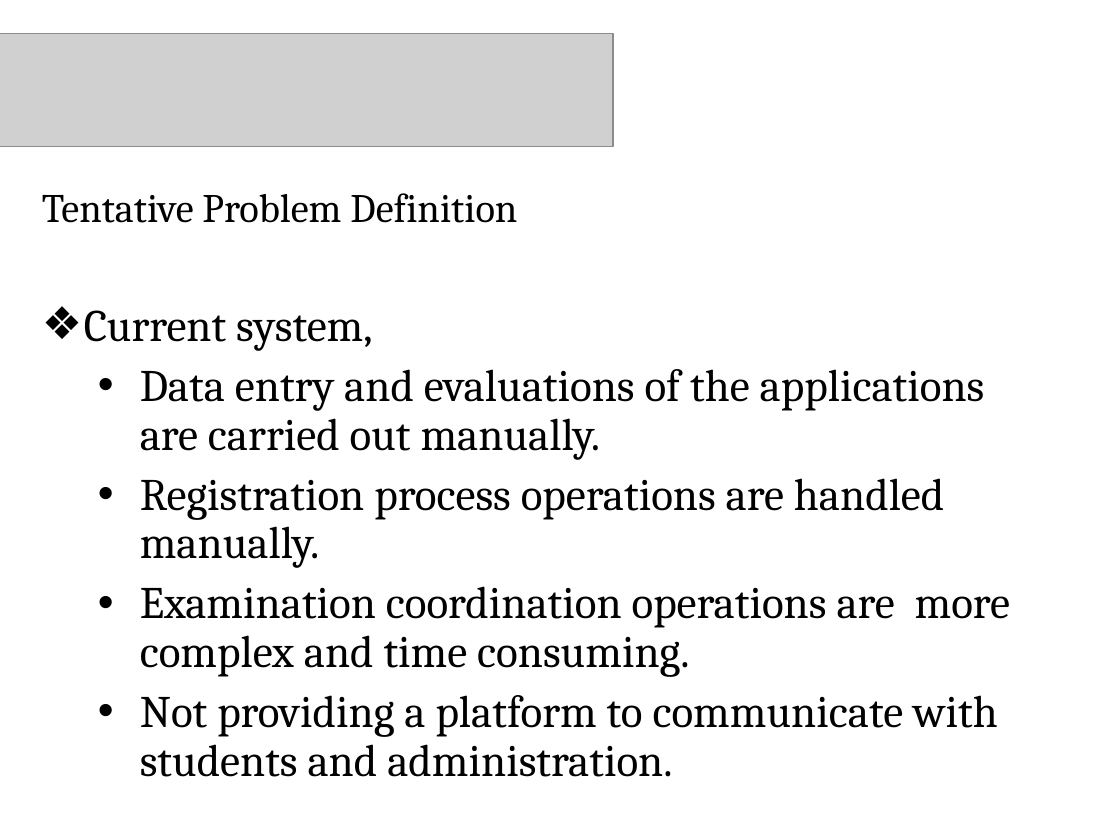
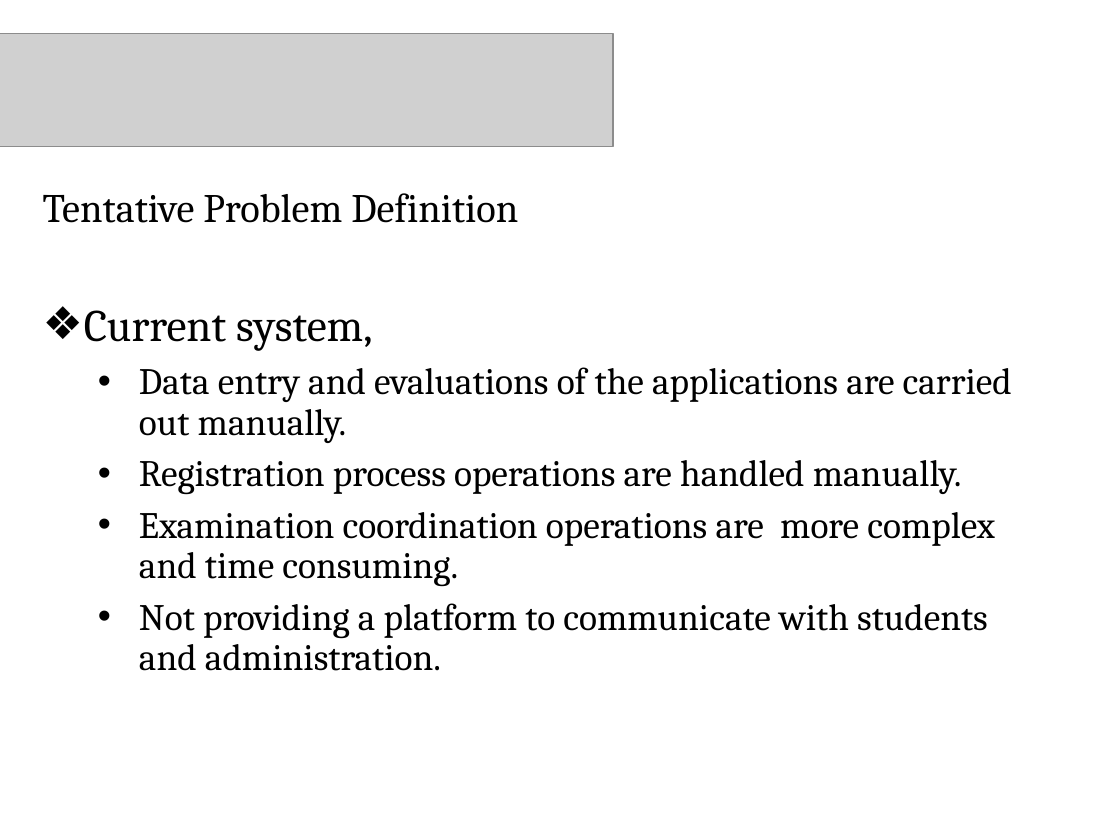
Before and after one commit to charitha09/BIT-Information-Management-System, a slide deck: slide 6 of Documents/Group14.ppt. Drawn at 1120x840 pixels with LibreOffice and Linux fonts; fonts in the diff are those of the drawing; grey boxes stand for pictures; background and template pictures are left out. Boxes give left, top, right and bottom in pixels: in the first picture for what was removed or moved away, otherwise in the second. Text is boxed around its words. In the diff, an @@ line names an element or a change of style, - is before the commit and + after.

```diff
--- a/Documents/Group14.ppt
+++ b/Documents/Group14.ppt
@@ text "Tentative Problem Definition" at (x1=43, y1=193, x2=1012, y2=671): size 29 to 24 pt in "Data entry and evaluations of the applications ...", "Registration process operations are handled manually.", "Examination coordination operations are more complex and ...", "Not providing a platform to communicate with ..."; indent changed @@
```
Also in this commit, not shown: 11 other slides changed, 2 slides added.
